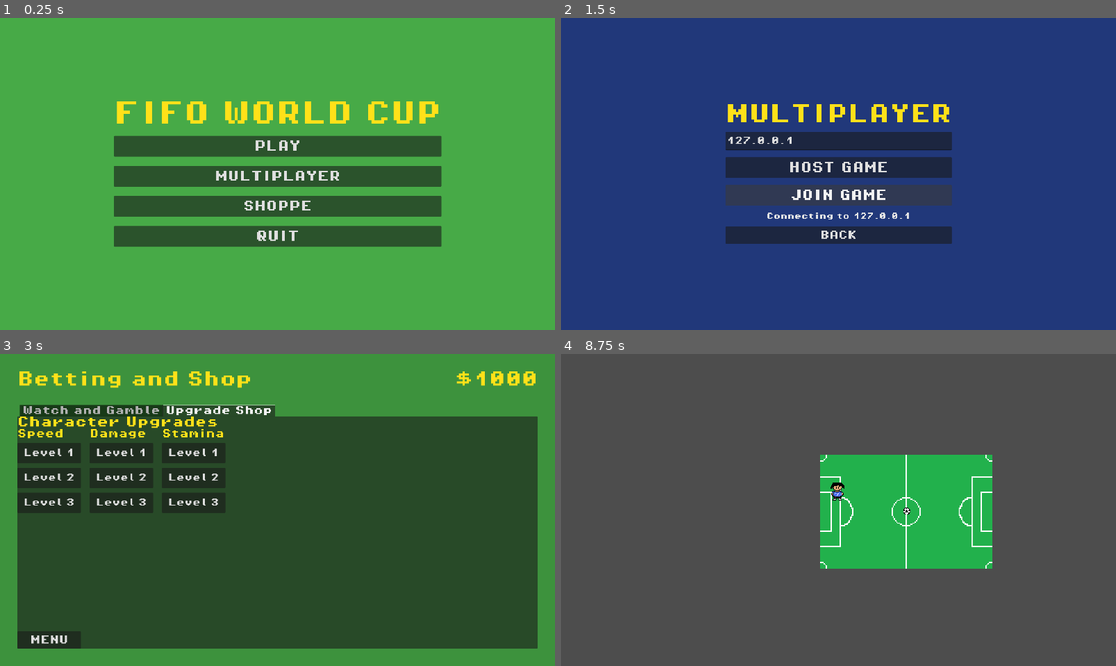
Above: before the commit, frames 1-4 (two rows, left to right).
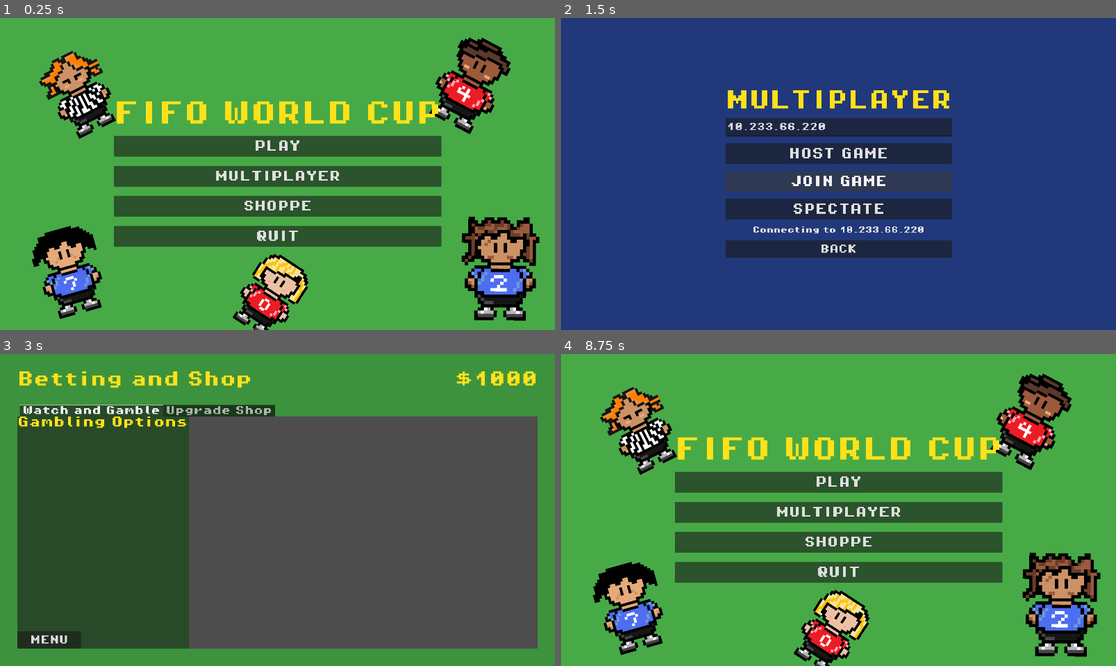
Above: after the commit, the same moments.

Repository: SeanK27/fifo-world-cup
Game: Godot game, scene res://scenes/main_menu.tscn
The game is run twice, just before and just after one commit, with the same random seed, the same clock (stepped at 60 frames per second) and the same inputs.
Inputs:
- Up to frame 1 (0.25 s): no input
- Up to frame 2 (1.5 s): click "MULTIPLAYER" at 0.5 s; click "JOIN GAME" at 1.25 s
- Up to frame 3 (3 s): click "BACK" at 2 s; click "SHOPPE" at 2.75 s
- Up to frame 4 (8.75 s): click "MENU" at 3.5 s; click "PLAY" at 4.25 s; tap Enter at 5, 6.5, 8 s; hold Right (move_right) 5.03-5.78 s; tap Space at 5.75, 7.25 s; hold Down (move_down) 5.78-6.53 s; hold Right (move_right) 6.53-7.28 s; hold Up (move_up) 7.28-8.03 s; hold Left (move_left) from 8.03 s (still down); tap Escape (ui_cancel) at 8.65 s

The runs differ from the first frame. In frame 1, 12% of the frame differs, in the area x 5-98%, y 6-100%; in frame 2, 14%; in frame 3, 53%; in frame 4, 100%, in the area x 0-100%, y 0-100%.
Error after the commit: Cannot call method 'has_multiplayer_peer' on a null value. (res://scenes/soccer.gd:15)

Commit message:
Player3 spectating functionality, maybe ok

Diff:
--- a/scenes/betting.gd
+++ b/scenes/betting.gd
@@ -1,7 +1,28 @@
 extends Control
+
+@onready var spectate_viewport: SubViewport = $"MarginContainer/VBoxContainer/Tab Switcher/Watch and Gamble/HBoxContainer/SpectateContainer/Spectate"
 
 func _ready() -> void:
 	$MenuButton.pressed.connect(_on_menu_pressed)
+	if NetworkManager.is_spectator:
+		_setup_spectator_view()
+
+func _setup_spectator_view() -> void:
+	var soccer_scene = load("res://scenes/soccer.tscn").instantiate()
+	spectate_viewport.add_child(soccer_scene)
+	# Player1's follow-camera would scroll away; use the static overview camera instead
+	soccer_scene.get_node("Player1/Camera2D").enabled = false
+	soccer_scene.get_node("Camera2D").make_current()
+	NetworkManager.spectator_state_updated.connect(_on_spectator_state_updated)
+
+func _on_spectator_state_updated(p1_pos: Vector2, p2_pos: Vector2, ball_pos: Vector2) -> void:
+	if spectate_viewport.get_child_count() == 0:
+		return
+	var soccer = spectate_viewport.get_child(0)
+	soccer.get_node("Player1").global_position = p1_pos
+	soccer.get_node("Player2").global_position = p2_pos
+	soccer.get_node("Ball").global_position = ball_pos
 
 func _on_menu_pressed() -> void:
+	NetworkManager.disconnect_network()
 	get_tree().change_scene_to_file("res://scenes/main_menu.tscn")
--- a/scenes/betting.tscn
+++ b/scenes/betting.tscn
@@ -62,28 +62,42 @@
 size_flags_vertical = 3
 theme_override_fonts/font = ExtResource("1_bold")
 theme_override_font_sizes/font_size = 32
-current_tab = 1
+current_tab = 0
 
 [node name="Watch and Gamble" type="Control" parent="MarginContainer/VBoxContainer/Tab Switcher" unique_id=179450951]
+layout_mode = 2
+metadata/_tab_index = 0
+
+[node name="HBoxContainer" type="HBoxContainer" parent="MarginContainer/VBoxContainer/Tab Switcher/Watch and Gamble" unique_id=1428494763]
+layout_mode = 1
+anchors_preset = 15
+anchor_right = 1.0
+anchor_bottom = 1.0
+grow_horizontal = 2
+grow_vertical = 2
+
+[node name="Gambling Options" type="VBoxContainer" parent="MarginContainer/VBoxContainer/Tab Switcher/Watch and Gamble/HBoxContainer" unique_id=1477693080]
+layout_mode = 2
+
+[node name="Gambling Options Label" type="Label" parent="MarginContainer/VBoxContainer/Tab Switcher/Watch and Gamble/HBoxContainer/Gambling Options" unique_id=1018271016]
+layout_mode = 2
+theme_override_colors/font_color = Color(1, 0.88, 0.1, 1)
+theme_override_fonts/font = ExtResource("1_bold")
+theme_override_font_sizes/font_size = 40
+text = "Gambling Options"
+
+[node name="SpectateContainer" type="SubViewportContainer" parent="MarginContainer/VBoxContainer/Tab Switcher/Watch and Gamble/HBoxContainer"]
+layout_mode = 2
+size_flags_horizontal = 3
+size_flags_vertical = 3
+stretch = true
+
+[node name="Spectate" type="SubViewport" parent="MarginContainer/VBoxContainer/Tab Switcher/Watch and Gamble/HBoxContainer/SpectateContainer" unique_id=743959166]
+own_world_2d = true
+size = Vector2i(640, 360)
+
+[node name="Upgrade Shop" type="Control" parent="MarginContainer/VBoxContainer/Tab Switcher" unique_id=1264684684]
 visible = false
-layout_mode = 2
-metadata/_tab_index = 0
-
-[node name="HBoxContainer" type="HBoxContainer" parent="MarginContainer/VBoxContainer/Tab Switcher/Watch and Gamble" unique_id=1428494763]
-layout_mode = 1
-anchors_preset = 15
-anchor_right = 1.0
-anchor_bottom = 1.0
-grow_horizontal = 2
-grow_vertical = 2
-
-[node name="Live Game + Bet" type="VBoxContainer" parent="MarginContainer/VBoxContainer/Tab Switcher/Watch and Gamble/HBoxContainer" unique_id=1503233173]
-layout_mode = 2
-
-[node name="Game List" type="VBoxContainer" parent="MarginContainer/VBoxContainer/Tab Switcher/Watch and Gamble/HBoxContainer" unique_id=1477693080]
-layout_mode = 2
-
-[node name="Upgrade Shop" type="Control" parent="MarginContainer/VBoxContainer/Tab Switcher" unique_id=1264684684]
 layout_mode = 2
 metadata/_tab_index = 1
 
--- a/scenes/lobby.gd
+++ b/scenes/lobby.gd
@@ -3,6 +3,7 @@
 func _ready() -> void:
 	$VBoxContainer/HostButton.pressed.connect(_on_host_pressed)
 	$VBoxContainer/JoinButton.pressed.connect(_on_join_pressed)
+	$VBoxContainer/SpectateButton.pressed.connect(_on_spectate_pressed)
 	$VBoxContainer/BackButton.pressed.connect(_on_back_pressed)
 	NetworkManager.player_connected.connect(_on_player_connected)
 	NetworkManager.connected_to_server.connect(_on_connected_to_server)
@@ -16,17 +17,35 @@
 	var ip: String = $VBoxContainer/IPLineEdit.text.strip_edges()
 	if ip.is_empty():
 		ip = "127.0.0.1"
+	NetworkManager.is_spectator = false
 	NetworkManager.join_game(ip)
 	_set_status("Connecting to %s" % ip)
 
-func _on_player_connected(_peer_id: int) -> void:
-	# Host sees the client join — start the game for both peers
-	if multiplayer.is_server():
-		_set_status("Player 2 connected. Starting game...")
-		NetworkManager.start_game()
+func _on_spectate_pressed() -> void:
+	var ip: String = $VBoxContainer/IPLineEdit.text.strip_edges()
+	if ip.is_empty():
+		ip = "127.0.0.1"
+	NetworkManager.is_spectator = true
+	NetworkManager.join_game(ip)
+	_set_status("Connecting as spectator to %s..." % ip)
+
+func _on_player_connected(peer_id: int) -> void:
+	if not multiplayer.is_server():
+		return
+	# Wait briefly so the spectator registration RPC can arrive before we decide
+	await get_tree().create_timer(0.05).timeout
+	if NetworkManager.spectator_peer_id == peer_id:
+		# Spectator joined — they will be routed once the game is running
+		return
+	NetworkManager.player2_peer_id = peer_id
+	_set_status("Player 2 connected. Starting game...")
+	NetworkManager.start_game()
 
 func _on_connected_to_server() -> void:
-	_set_status("Connected. Waiting for host to start.")
+	if NetworkManager.is_spectator:
+		_set_status("Connected as spectator. Waiting for game to start...")
+	else:
+		_set_status("Connected. Waiting for host to start.")
 
 func _on_connection_failed() -> void:
 	_set_status("failed")
--- a/scenes/lobby.tscn
+++ b/scenes/lobby.tscn
@@ -50,8 +50,8 @@
 layout_mode = 2
 theme_override_fonts/font = ExtResource("1_bold")
 theme_override_font_sizes/font_size = 28
-text = "127.0.0.1"
-placeholder_text = "IP Address (default: 127.0.0.1)"
+text = "10.233.66.220"
+placeholder_text = "IP Address (default: 10.233.66.220)"
 
 [node name="HostButton" type="Button" parent="VBoxContainer" unique_id=922122589]
 custom_minimum_size = Vector2(0, 72)
@@ -67,6 +67,13 @@
 theme_override_font_sizes/font_size = 40
 text = "JOIN GAME"
 
+[node name="SpectateButton" type="Button" parent="VBoxContainer"]
+custom_minimum_size = Vector2(0, 72)
+layout_mode = 2
+theme_override_fonts/font = ExtResource("1_bold")
+theme_override_font_sizes/font_size = 40
+text = "SPECTATE"
+
 [node name="StatusLabel" type="Label" parent="VBoxContainer" unique_id=754111833]
 layout_mode = 2
 theme_override_colors/font_color = Color(0.9, 0.9, 0.9, 1)
--- a/scenes/main_menu.tscn
+++ b/scenes/main_menu.tscn
@@ -1,7 +1,12 @@
 [gd_scene format=3 uid="uid://dctoj7ufsfjtd"]
 
 [ext_resource type="FontFile" uid="uid://cub4mkwqgm8be" path="res://assets/fonts/PixelOperator8-Bold.ttf" id="1_bold"]
+[ext_resource type="Texture2D" uid="uid://dndvdaoectfij" path="res://assets/sprites/lilref.png" id="2_oa1go"]
 [ext_resource type="Script" uid="uid://bs7d1fd3s6gif" path="res://scenes/main_menu.gd" id="2_script"]
+[ext_resource type="Texture2D" uid="uid://fkkqm8kn3riy" path="res://assets/sprites/lilguy4.png" id="3_tbmy8"]
+[ext_resource type="Texture2D" uid="uid://dvwxy5t236vug" path="res://assets/sprites/lliguy3.png" id="5_jk1qb"]
+[ext_resource type="Texture2D" uid="uid://gj6xjs77q8aa" path="res://assets/sprites/lilguy2.png" id="6_5dd4i"]
+[ext_resource type="Texture2D" uid="uid://bcctfktxi76of" path="res://assets/sprites/lilguy1.png" id="7_lgwnu"]
 
 [node name="Main Menu" type="Control" unique_id=1115933007]
 layout_mode = 3
@@ -20,6 +25,36 @@
 grow_horizontal = 2
 grow_vertical = 2
 color = Color(0.27729824, 0.6653175, 0.27795243, 1)
+
+[node name="Lilref" type="Sprite2D" parent="." unique_id=1662348572]
+position = Vector2(273.99997, 260)
+rotation = -0.4656886
+scale = Vector2(8.863892, 8.863893)
+texture = ExtResource("2_oa1go")
+
+[node name="Lilguy4" type="Sprite2D" parent="." unique_id=1527327245]
+position = Vector2(1629, 226.00006)
+rotation = 0.48406288
+scale = Vector2(9.875, 9.875)
+texture = ExtResource("3_tbmy8")
+
+[node name="Lliguy3" type="Sprite2D" parent="." unique_id=2080759758]
+position = Vector2(936, 960)
+rotation = 0.579317
+scale = Vector2(8.534811, 8.534811)
+texture = ExtResource("5_jk1qb")
+
+[node name="Lilguy2" type="Sprite2D" parent="." unique_id=1614967498]
+position = Vector2(1731, 868.00006)
+rotation = 0.0063251955
+scale = Vector2(11.166666, 11.166666)
+texture = ExtResource("6_5dd4i")
+
+[node name="Lilguy1" type="Sprite2D" parent="." unique_id=1975982908]
+position = Vector2(239, 877)
+rotation = -0.27418035
+scale = Vector2(9.395834, 9.395834)
+texture = ExtResource("7_lgwnu")
 
 [node name="VBoxContainer" type="VBoxContainer" parent="." unique_id=570628047]
 layout_mode = 1
--- a/scenes/soccer.gd
+++ b/scenes/soccer.gd
@@ -5,6 +5,26 @@
 
 var score_left: int = 0
 var score_right: int = 0
+
+func _process(_delta: float) -> void:
+	if Input.is_action_just_pressed("ui_cancel"):
+		_go_to_main_menu()
+	_relay_spectator_state()
+
+func _relay_spectator_state() -> void:
+	if not multiplayer.has_multiplayer_peer() or not multiplayer.is_server():
+		return
+	if NetworkManager.spectator_peer_id == 0:
+		return
+	NetworkManager._relay_spectator_game_state.rpc_id(
+		NetworkManager.spectator_peer_id,
+		$Player1.global_position,
+		$Player2.global_position,
+		$Ball.global_position
+	)
+
+func _go_to_main_menu() -> void:
+	get_tree().change_scene_to_file("res://scenes/main_menu.tscn")
 
 func _ready() -> void:
 	if not multiplayer.has_multiplayer_peer():
@@ -15,7 +35,12 @@
 	# Give the client 150 ms to finish loading the scene before sending RPCs
 	await get_tree().create_timer(0.15).timeout
 	if multiplayer.is_server():
-		_assign_authorities.rpc(NetworkManager.remote_peer_id)
+		_assign_authorities.rpc(NetworkManager.player2_peer_id)
+		# Listen for any peer that joins while the game is already running (spectator)
+		multiplayer.peer_connected.connect(_on_spectator_joined)
+		# If a spectator connected during the lobby phase, route them now
+		if NetworkManager.spectator_peer_id != 0:
+			NetworkManager._send_spectator_to_betting.rpc_id(NetworkManager.spectator_peer_id)
 
 # Runs on EVERY peer so each machine applies the same authority mapping
 @rpc("authority", "call_local", "reliable")
@@ -29,6 +54,11 @@
 	# Enable camera only for the player this peer controls
 	$Player1/Camera2D.enabled = ($Player1.get_multiplayer_authority() == local_id)
 	$Player2/Camera2D.enabled = ($Player2.get_multiplayer_authority() == local_id)
+
+# Called when a peer connects while the game is already running — must be spectator
+func _on_spectator_joined(peer_id: int) -> void:
+	NetworkManager.spectator_peer_id = peer_id
+	NetworkManager._send_spectator_to_betting.rpc_id(peer_id)
 
 # ── Goal handlers (wired in soccer.tscn) ──────────────────────────────────────
 
--- a/scripts/network_manager.gd
+++ b/scripts/network_manager.gd
@@ -1,15 +1,18 @@
 extends Node
 
 const PORT = 7777
-const MAX_PLAYERS = 2
+const MAX_PLAYERS = 3
 
 signal player_connected(peer_id: int)
 signal player_disconnected(peer_id: int)
 signal connected_to_server
 signal connection_failed
+signal spectator_state_updated(p1_pos: Vector2, p2_pos: Vector2, ball_pos: Vector2)
 
-# The ID of the remote peer (for host: the client's ID; for client: 1/host)
 var remote_peer_id: int = 0
+var player2_peer_id: int = 0   # server stores P2's peer ID separately from spectator
+var spectator_peer_id: int = 0
+var is_spectator: bool = false  # local flag set before joining as spectator
 
 func host_game() -> void:
 	var peer = ENetMultiplayerPeer.new()
@@ -39,6 +42,9 @@
 		multiplayer.multiplayer_peer.close()
 		multiplayer.multiplayer_peer = null
 	remote_peer_id = 0
+	player2_peer_id = 0
+	spectator_peer_id = 0
+	is_spectator = false
 
 # Called by host — tells all peers (including itself) to load the game scene
 func start_game() -> void:
@@ -48,6 +54,21 @@
 @rpc("authority", "call_local", "reliable")
 func _load_game() -> void:
 	get_tree().change_scene_to_file("res://scenes/soccer.tscn")
+
+# Spectator client calls this on the server immediately after connecting
+@rpc("any_peer", "call_remote", "reliable")
+func _register_as_spectator() -> void:
+	spectator_peer_id = multiplayer.get_remote_sender_id()
+
+# Server sends spectator client to the betting/spectator scene
+@rpc("authority", "call_remote", "reliable")
+func _send_spectator_to_betting() -> void:
+	get_tree().change_scene_to_file("res://scenes/betting.tscn")
+
+# Server relays live game positions so the spectator's SubViewport can mirror them
+@rpc("authority", "call_remote", "unreliable")
+func _relay_spectator_game_state(p1_pos: Vector2, p2_pos: Vector2, ball_pos: Vector2) -> void:
+	spectator_state_updated.emit(p1_pos, p2_pos, ball_pos)
 
 func _on_peer_connected(id: int) -> void:
 	remote_peer_id = id
@@ -59,6 +80,8 @@
 func _on_connected_to_server() -> void:
 	remote_peer_id = 1  # host is always peer 1
 	connected_to_server.emit()
+	if is_spectator:
+		_register_as_spectator.rpc_id(1)
 
 func _on_connection_failed_enet() -> void:
 	connection_failed.emit()
